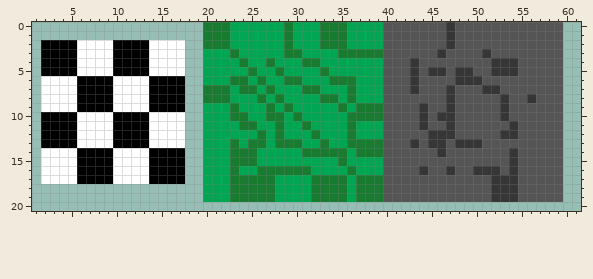
A sprite sheet gets an edit: tilesets/tl_terrain/output_tileset.png. That is the earlier state.
The file is 80x80 pixels. Shown: x 1..61, y 0..20.
The same view after the edit:
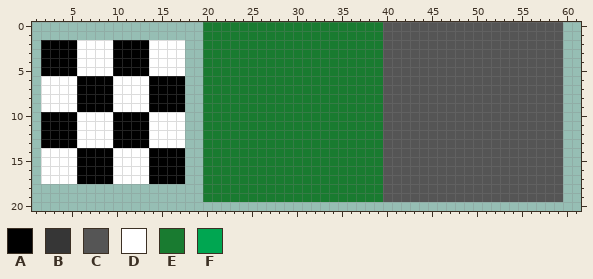
Palette (. is transparent): A #000000  B #363636  C #555555  D #ffffff  E #197b30  F #00a651
Change:
Changed rows in their new state; - is an unchanged pixel.
first column x 20:
 0 ---EEEEEE-EEE---EEEE-------C---------
 1 ---EEEEEE-EEE---EEEE-------C---------
 2 ---EEEEEE-EEE---EEEE-------C---------
 3 EEE-EEEEE--EEEE-----------C----C-----
 4 EEEE-EE-EEE--EEEEEEE---C--------CCC--
 5 EEEEE-EE-EEEE-EEEEEE---C-CC-CC--CCC--
 6 EEE--E-EE--EEE---EEE---C----CCC------
 7 ---E--E-EEE--EEE-EEE---C---C---CC----
 8 ---EEE-E-EEEE--E-EEE-------C-----C--C
 9 EEE-EEE-E-EEEEE-E-------C--C-----C---
10 EEE--EE--E-EEEEE--------C-CC-----C---
11 EEEE--EE-EE-EEEE-EEE----C--C------C--
12 EEEEEE-E-EEE-EEE-EEE-----CCC-----CC--
13 EEE-E--E---EE-EE-------C-CC-CCC------
14 EEE---EEEEE-----E---------C-------C--
15 EEE---EEEEEEEEE-EEEE--------------C--
16 EEE-EE------EEEE-EEE----C--C--CCC-C--
17 EEE-----EEEE----E---------------CCC--
18 EEE-----EEEE----E---------------CCC--
19 EEE-----EEEE----E---------------CCC--
Boxes around the changes in both pictures, in picture pixels (x1, y1, x2, y2):
changed: (203, 22, 383, 202)
changed: (410, 22, 536, 202)
